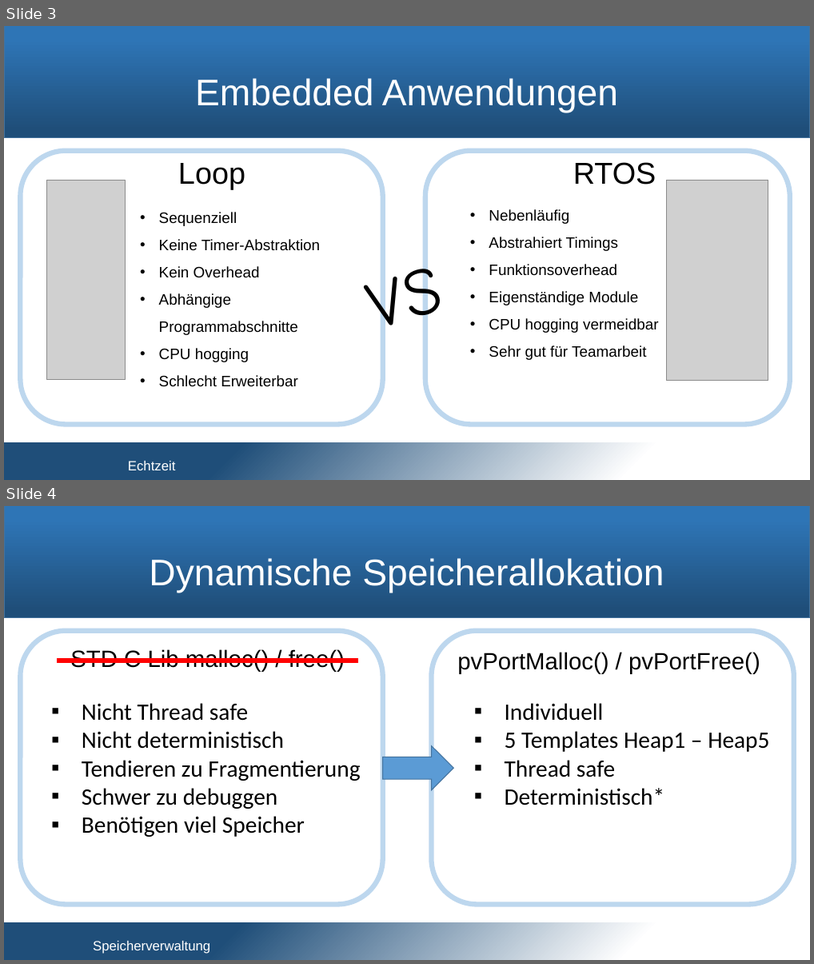
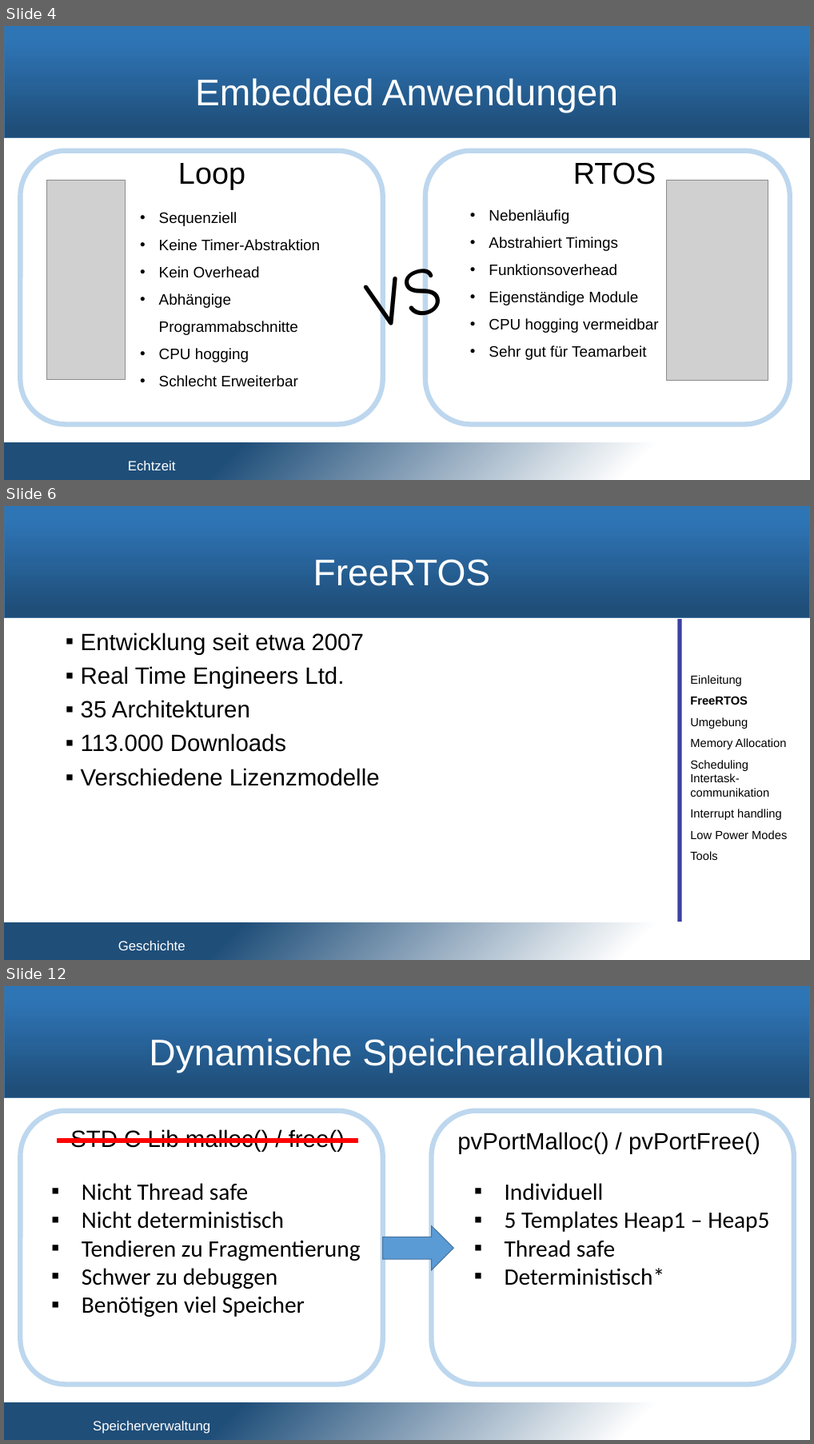
Before and after one commit to snobz/Seminar_BS_2017, a slide deck: Päsi/Seminar Betriebssysteme.pptx. Shown one above the other, each under a label of ours: slides 3 and 4 before the commit, slides 4, 6 and 12 after it; the slides between them are not shown. The pictures are 814x964 and 814x1444 pixels, drawn with LibreOffice and Linux fonts; fonts in the diff are those of the drawing; grey boxes stand for pictures; background and template pictures are left out. Boxes give left, top, right and bottom in pixels: in the first picture for what was removed or moved away, otherwise in the second. Text is boxed around its words. In the diff, an @@ line names an element or a change of style, - is before the commit and + after.

```diff
--- a/Päsi/Seminar Betriebssysteme.pptx
+++ b/Päsi/Seminar Betriebssysteme.pptx
@@ slide 6 added at box(4, 506, 810, 960), background #FFFFFF; not listed: 2 template elements that a slide beside it also shows @@
@@ title added at box(314, 559, 491, 586), 44 pt, text #FFFFFF @@
+FreeRTOS
@@ line added from (680, 619) to (680, 922), #181CC7 5 pt @@
@@ text added at box(81, 632, 380, 786), 28 pt, text #000000 @@
+▪ Entwicklung seit etwa 2007
+▪ Real Time Engineers Ltd.
+▪ 35 Architekturen
+▪ 113.000 Downloads
+▪ Verschiedene Lizenzmodelle
@@ text added at box(690, 675, 787, 860), 14 pt, text #000000 @@
+Einleitung
+FreeRTOS
+Umgebung
+Memory Allocation
+Scheduling
+Intertask-communikation
+Interrupt handling
+Low Power Modes Tools
@@ text added at box(118, 940, 186, 950), 16 pt, text #FFFFFF @@
+Geschichte
@@ what was slide 3 is now slide 4 @@
@@ what was slide 4 is now slide 12 @@
```
Also in this commit, not shown: 10 other slides added.
